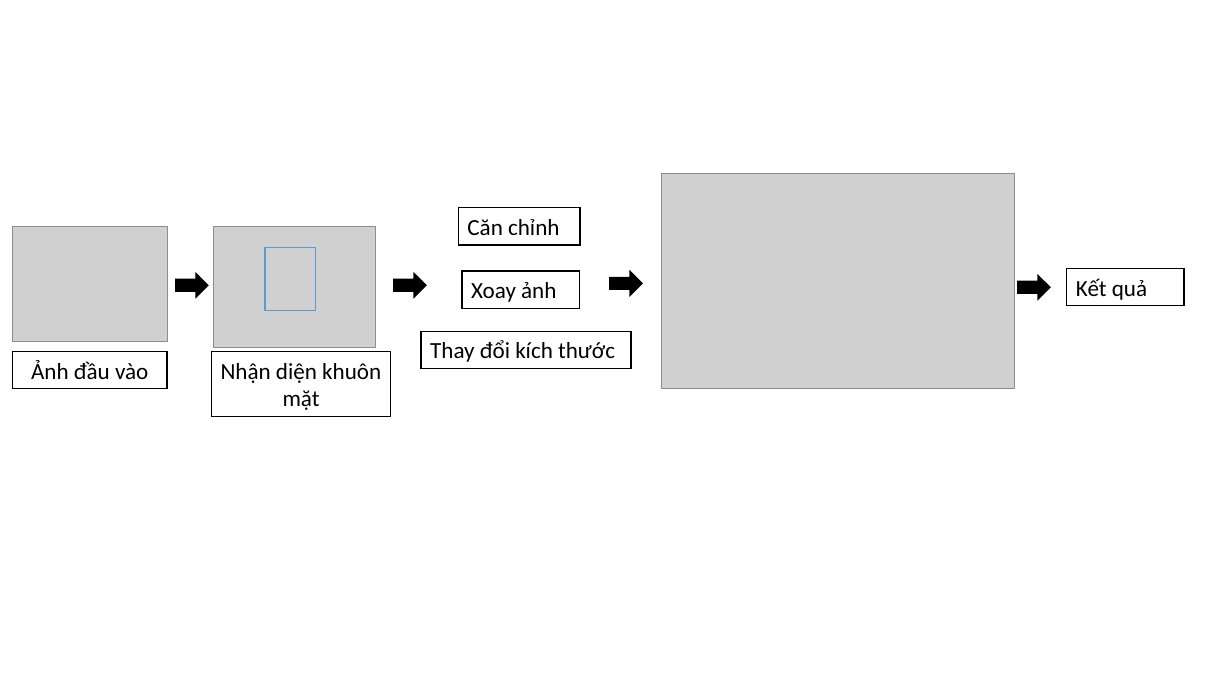
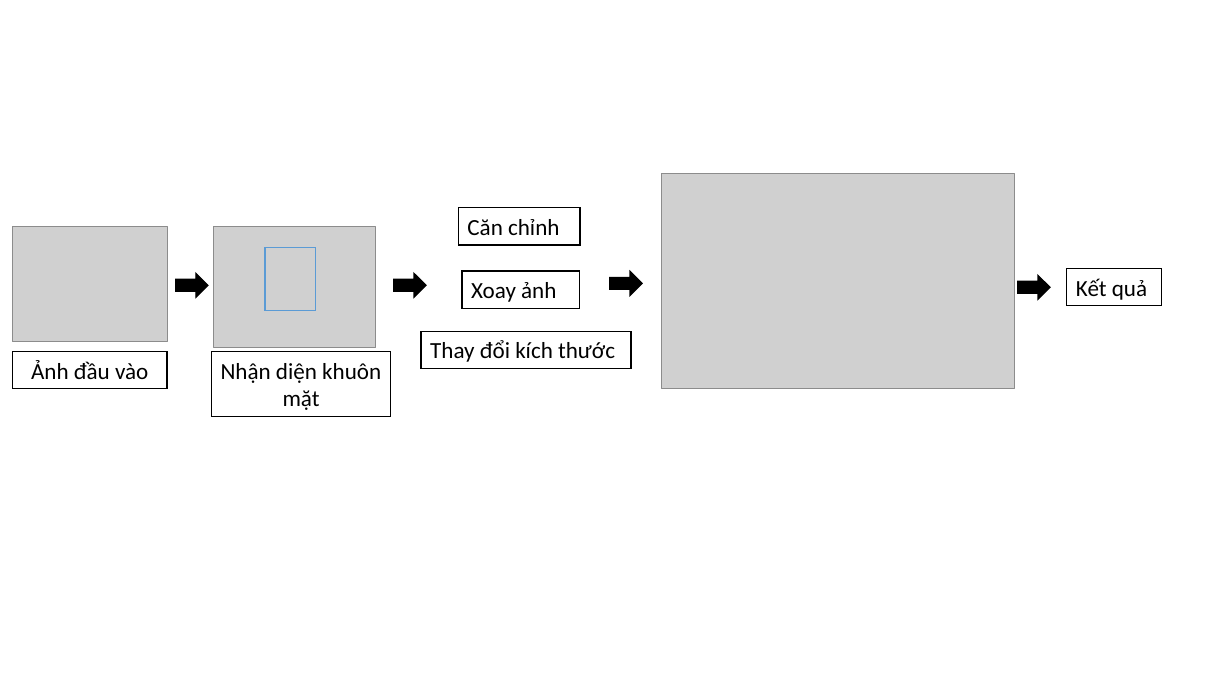
Before and after one commit to huyhnueit68/khoa-luan-tot-nghiep, a slide deck: slide 1 of Thư mục ảnh đi kèm/ve 2.pptx. Drawn at 1232x693 pixels with LibreOffice and Linux fonts; fonts in the diff are those of the drawing; grey boxes stand for pictures. Boxes give left, top, right and bottom in pixels: in the first picture for what was removed or moved away, otherwise in the second. Text is boxed around its words. In the diff, an @@ line names an element or a change of style, - is before the commit and + after.

```diff
--- a/Thư mục ảnh đi kèm/ve 2.pptx
+++ b/Thư mục ảnh đi kèm/ve 2.pptx
@@ rectangle "Kết quả": place and size @@
-rectangle "Kết quả" at (1067,269,1185,306)
+rectangle "Kết quả" at (1067,269,1162,306)
```
Also in this commit, not shown: 8 other files.
